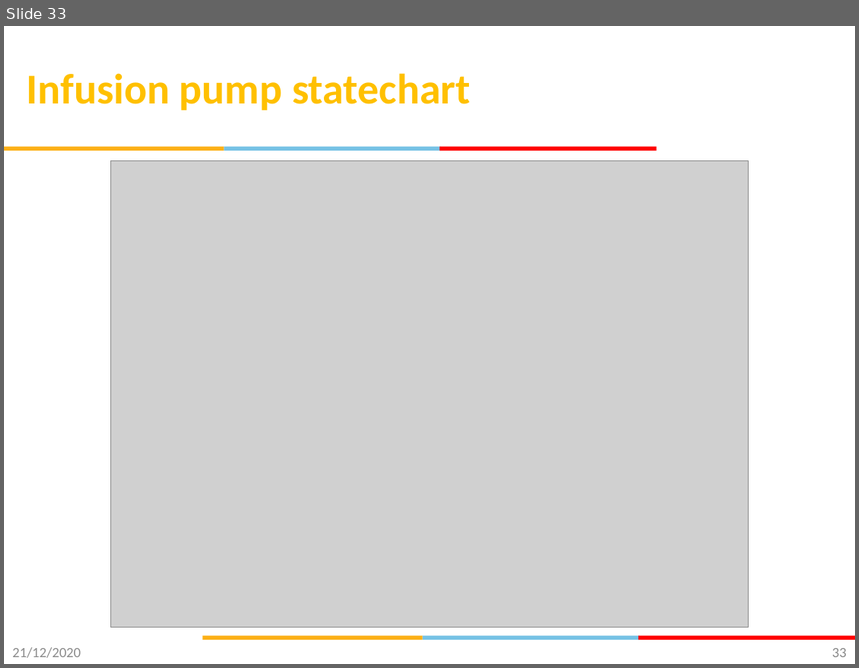
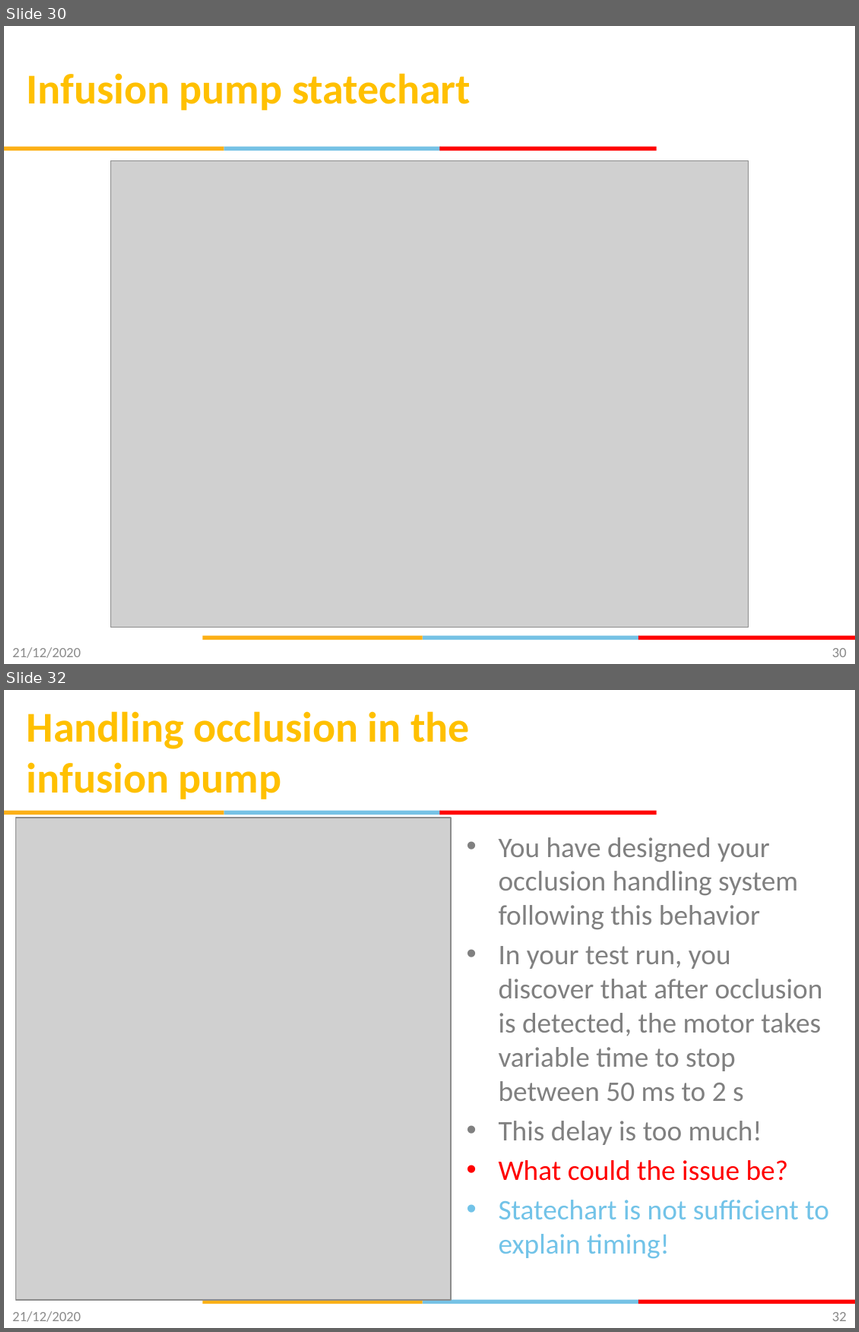
Before and after one commit to gsaurabhr-teaching/csg523-material, a slide deck: Lec-9-12-modeling-uml.pptx. Shown one above the other, each under a label of ours: slide 33 before the commit, slides 30 and 32 after it; the slides between them are not shown. The pictures are 859x668 and 859x1332 pixels, drawn with LibreOffice and Linux fonts; fonts in the diff are those of the drawing; grey boxes stand for pictures; background and template pictures are left out. Boxes give left, top, right and bottom in pixels: in the first picture for what was removed or moved away, otherwise in the second. Text is boxed around its words. In the diff, an @@ line names an element or a change of style, - is before the commit and + after.

```diff
--- a/Lec-9-12-modeling-uml.pptx
+++ b/Lec-9-12-modeling-uml.pptx
@@ slide 32 added at [4, 690, 855, 1328], background #FFFFFF; not listed: 6 template elements that a slide beside it also shows @@
@@ title added at [27, 711, 470, 799], 36 pt, text #FFC000, bold @@
+Handling occlusion in the infusion pump
@@ picture added at [16, 818, 451, 1300] @@
@@ text added at [499, 837, 829, 1259], 24 pt, text #808080 @@
+• You have designed your occlusion handling system following this behavior
+• In your test run, you discover that after occlusion is detected, the motor takes variable time to stop between 50 ms to 2 s
+• This delay is too much!
+• What could the issue be?
+• Statechart is not sufficient to explain timing!
@@ text added at [12, 1312, 81, 1322], 12 pt, text #8C8C8C @@
+21/12/2020
@@ page number added at [832, 1312, 847, 1322], 12 pt, text #898989 @@
+32
@@ what was slide 33 is now slide 30 @@
@@ page number at [832, 648, 847, 658]: text changed @@
-33
+30
```
Also in this commit, not shown: 1 slide changed, 12 other slides added, 2 slides removed.
